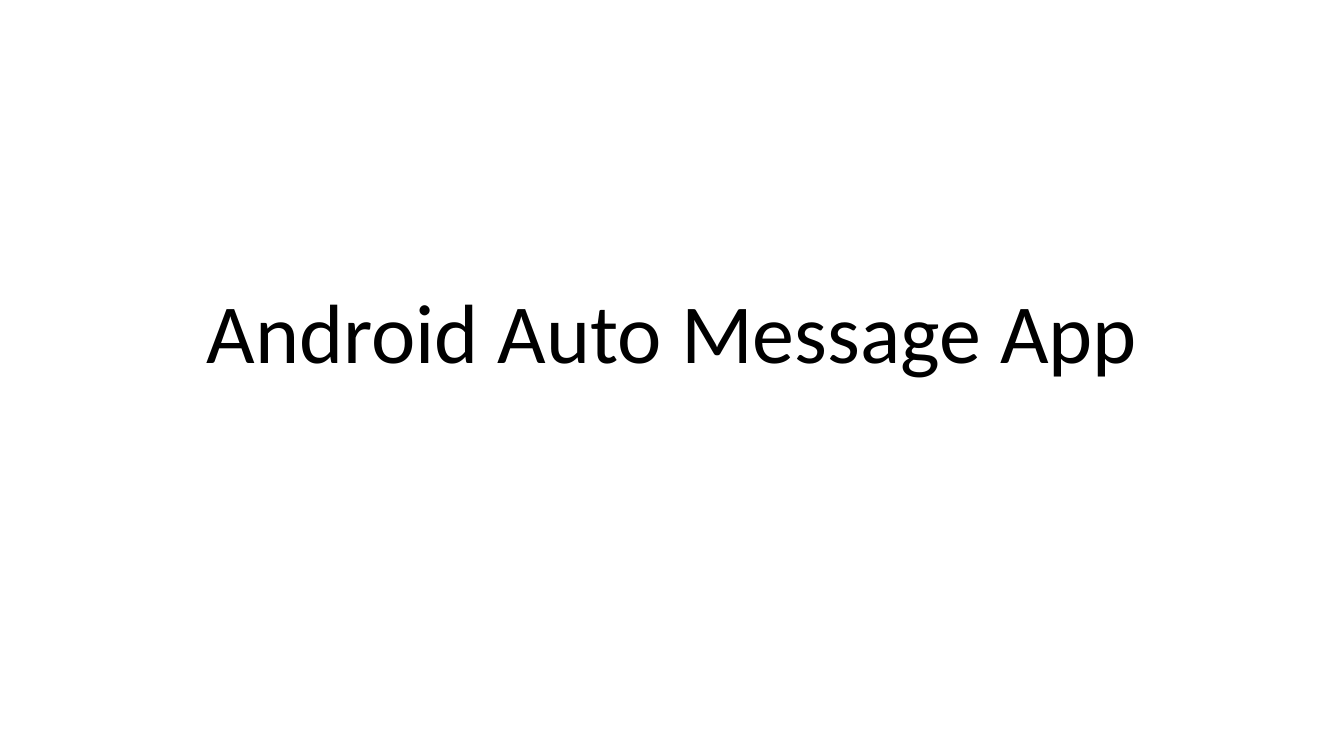
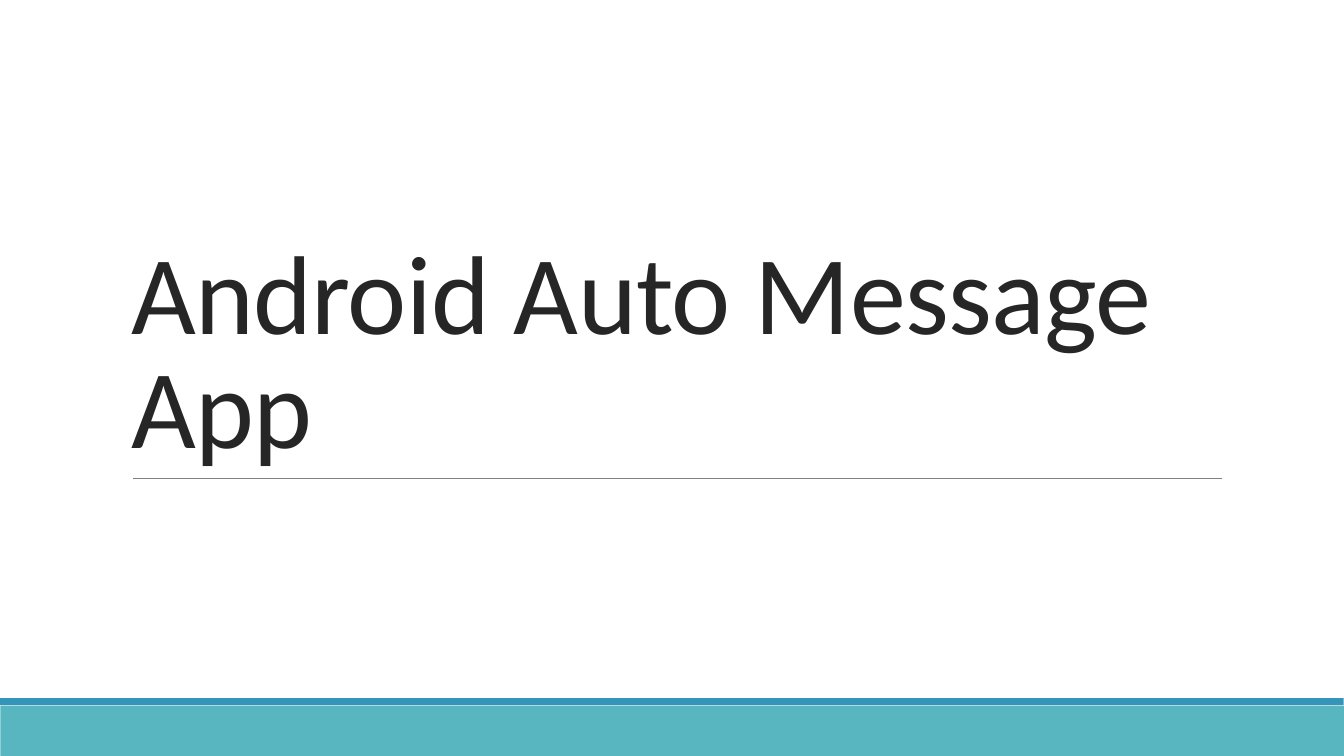
Before and after one commit to AA323/android-auto-testing, a slide deck: slide 1 of Presentation/Android Auto Message App.pptx. Drawn at 1344x756 pixels with LibreOffice and Linux fonts; fonts in the diff are those of the drawing. Boxes give left, top, right and bottom in pixels: in the first picture for what was removed or moved away, otherwise in the second. Text is boxed around its words. In the diff, an @@ line names an element or a change of style, - is before the commit and + after.

```diff
--- a/Presentation/Android Auto Message App.pptx
+++ b/Presentation/Android Auto Message App.pptx
@@ title "Android Auto Message App": place and size @@
-title "Android Auto Message App" at (207, 304, 1137, 378)
+title "Android Auto Message App" at (131, 256, 1151, 466)
@@ title "Android Auto Message App" at (131, 256, 1151, 466): size 60 to 80 pt, text colour #000000 to #262626, letter spacing 0 to -0.5 pt; alignment centre to left; line spacing 0.9 to 0.85 @@
@@ line added from (133, 479) to (1222, 479), #808080 0.5 pt @@
@@ rectangle added at (0, 706, 1344, 756), fill #58B6C0 @@
@@ rectangle added at (0, 699, 1344, 706), fill #3494BA @@
```
Also in this commit, not shown: 5 other slides changed, 3 other files.
